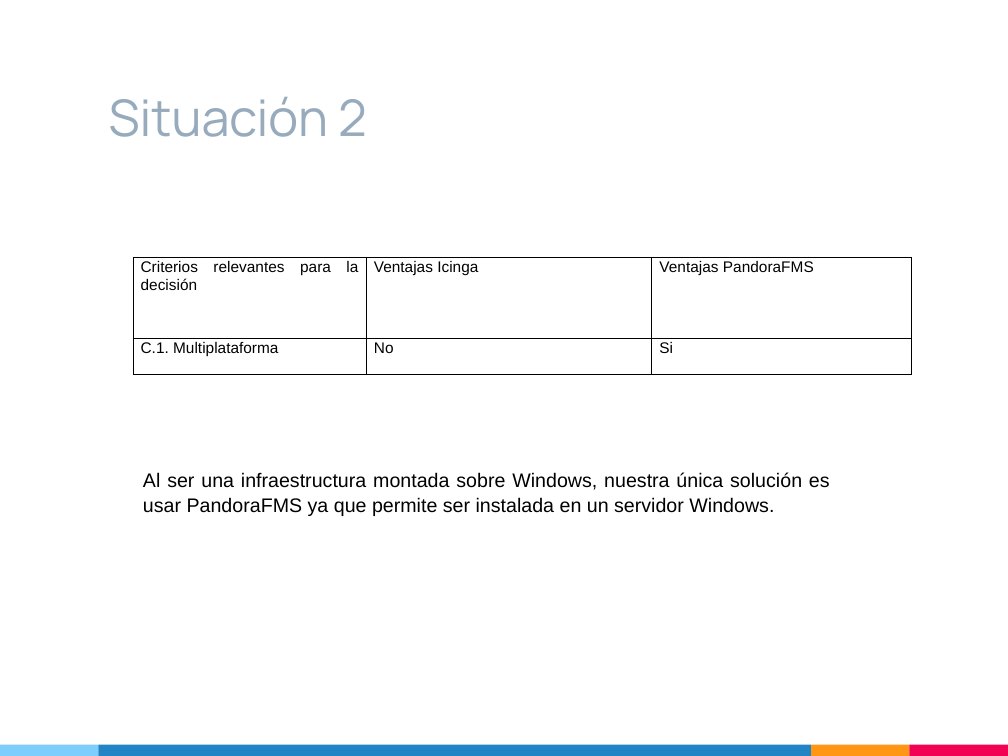
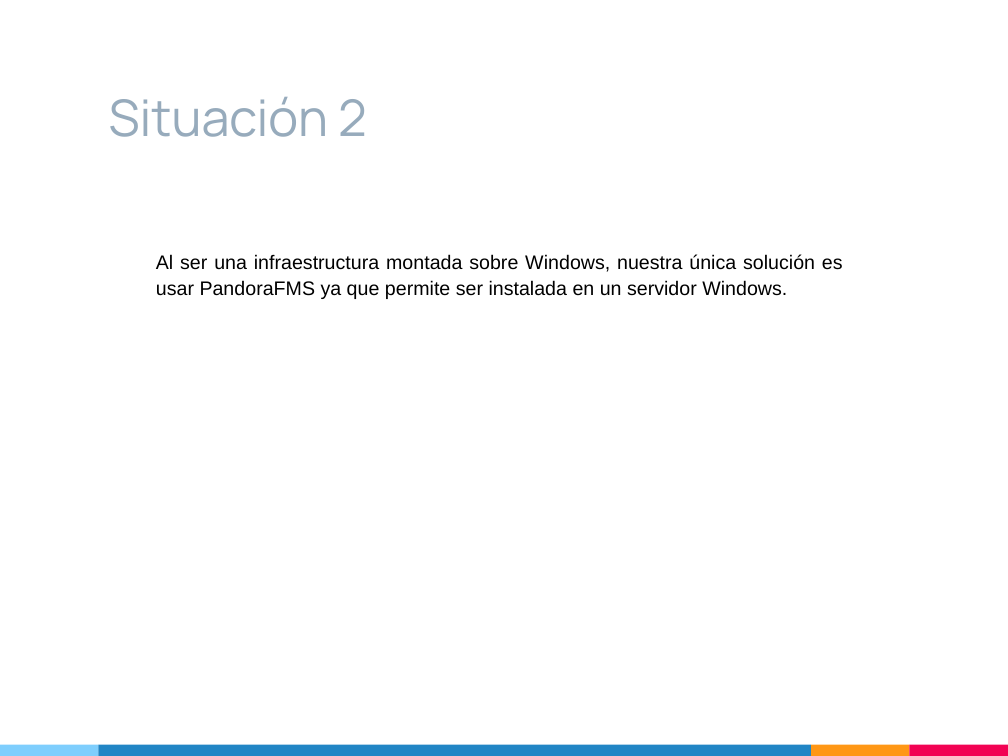
Before and after one commit to sergiomartinm/TG2, a slide deck: slide 7 of TG2/TG2_Presentacion_Ivan_Alejandro.pptx. Drawn at 1008x756 pixels with LibreOffice and Linux fonts; fonts in the diff are those of the drawing. Boxes give left, top, right and bottom in pixels: in the first picture for what was removed or moved away, otherwise in the second. Text is boxed around its words. In the diff, an @@ line names an element or a change of style, - is before the commit and + after.

```diff
--- a/TG2/TG2_Presentacion_Ivan_Alejandro.pptx
+++ b/TG2/TG2_Presentacion_Ivan_Alejandro.pptx
@@ table removed at (133,257,910,375), 2 rows, 3 columns @@
-Criterios relevantes para la decisión | Ventajas Icinga | Ventajas PandoraFMS
-C.1. Multiplataforma | No | Si
@@ text "Al ser una infraestructura montada ...": place and size @@
-text "Al ser una infraestructura montada ..." at (143,472,830,516)
+text "Al ser una infraestructura montada ..." at (156,254,843,299)
```
Also in this commit, not shown: 1 other file.
